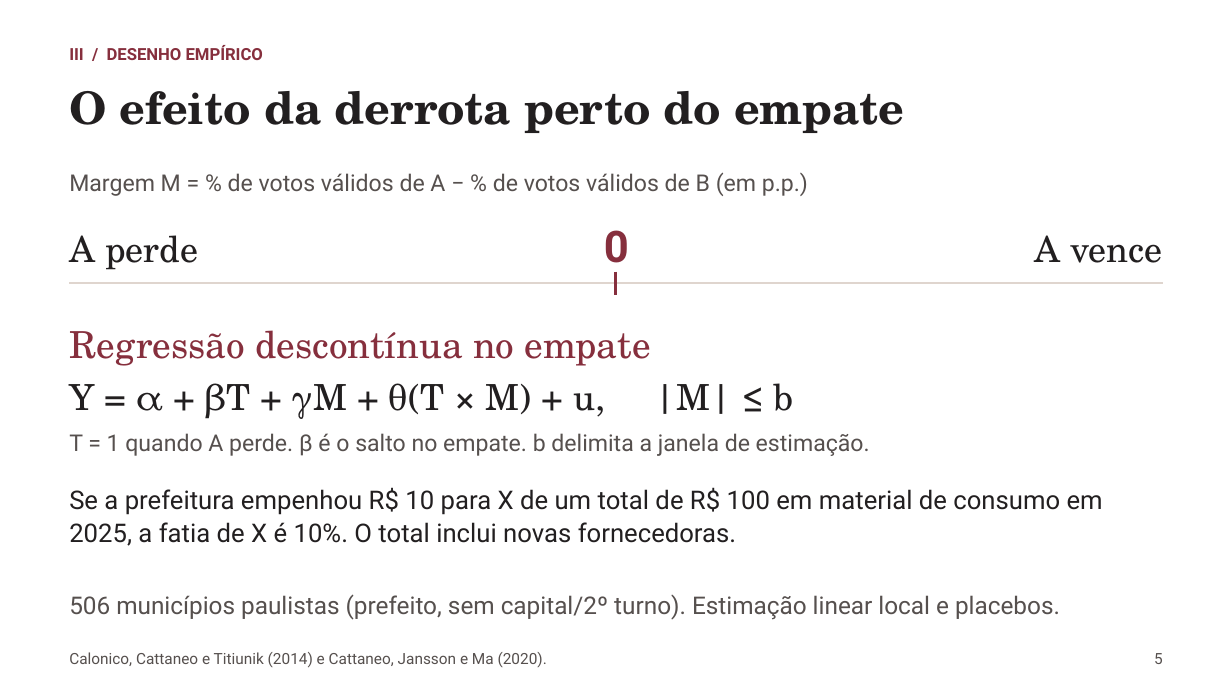
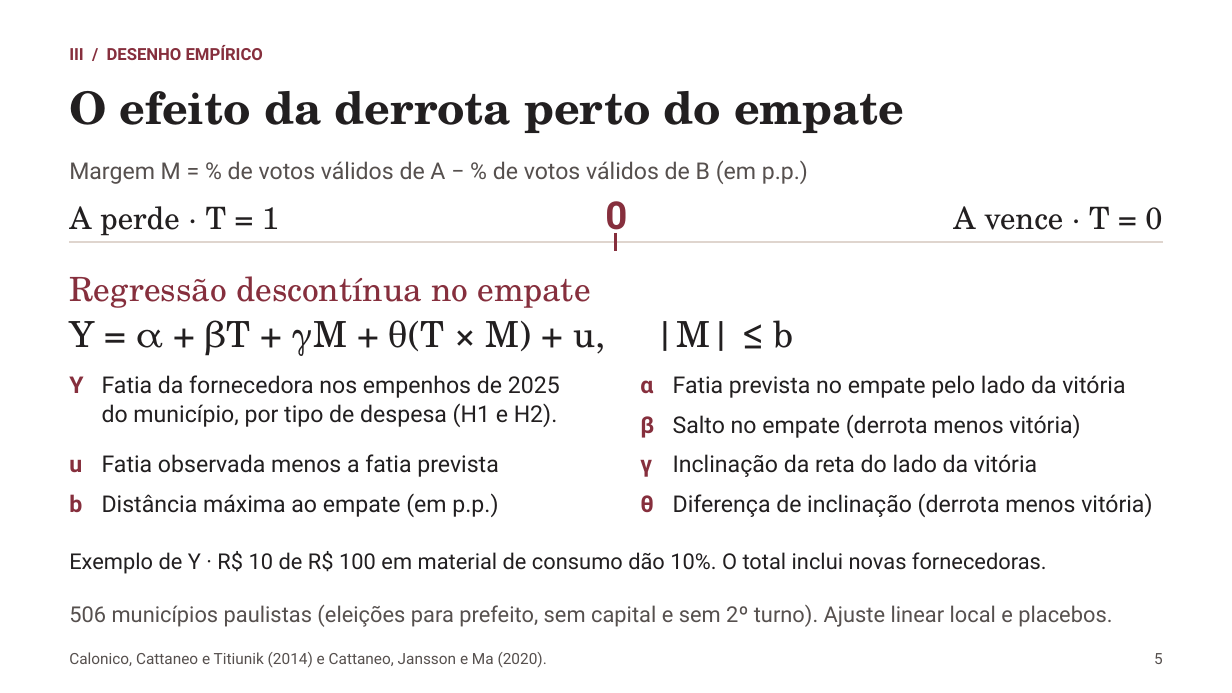
Before and after one commit to rafaelt0/redes-empresariais-alternancia-politica, a slide deck: slide 5 of output/deck.pptx. Drawn at 1232x693 pixels with LibreOffice and Linux fonts; fonts in the diff are those of the drawing. Boxes give left, top, right and bottom in pixels: in the first picture for what was removed or moved away, otherwise in the second. Text is boxed around its words. In the diff, an @@ line names an element or a change of style, - is before the commit and + after.

Commit message:
feat: explicar variáveis da regressão descontínua (#10)
- Definir os termos da equação e a fatia de empenhos no slide 5
- Atualizar o guia de fala com as variáveis e hipóteses do desenho

```diff
--- a/output/deck.pptx
+++ b/output/deck.pptx
@@ text "Margem M = % de ...": place and size @@
-text "Margem M = % de ..." at box(69, 172, 808, 196)
+text "Margem M = % de ..." at box(69, 160, 808, 184)
@@ text at box(69, 206, 279, 236): text changed; size 28 to 24 pt @@
-A perde
+A perde · T = 1
@@ text "0": place and size @@
-text "0" at box(604, 230, 629, 273)
+text "0" at box(605, 201, 627, 239)
@@ text "0" at box(605, 201, 627, 239): size 34 to 30 pt @@
@@ text at box(953, 206, 1162, 230): text changed; size 28 to 24 pt @@
-A vence
+A vence · T = 0
@@ line moved from (616, 272) - (616, 295) to (616, 233) - (616, 251) @@
@@ text "Regressão descontínua no empate": place and size @@
-text "Regressão descontínua no empate" at box(69, 330, 651, 366)
+text "Regressão descontínua no empate" at box(69, 276, 591, 308)
@@ text "Regressão descontínua no empate" at box(69, 276, 591, 308): size 29 to 26 pt @@
@@ line moved from (69, 283) - (1163, 283) to (69, 242) - (1163, 242) @@
@@ text "Y = α + βT ...": place and size @@
-text "Y = α + βT ..." at box(69, 383, 794, 419)
+text "Y = α + βT ..." at box(69, 320, 794, 356)
@@ text added at box(69, 376, 83, 393), 18 pt, text #862F3D, bold @@
+Y
@@ text added at box(102, 375, 560, 427), 18 pt, text #221F20 @@
+Fatia da fornecedora nos empenhos de 2025
+do município, por tipo de despesa (H1 e H2).
@@ text added at box(640, 380, 653, 394), 18 pt, text #862F3D, bold @@
+α
@@ text added at box(673, 375, 1125, 398), 18 pt, text #221F20 @@
+Fatia prevista no empate pelo lado da vitória
@@ text added at box(640, 416, 654, 438), 18 pt, text #862F3D, bold @@
+β
@@ text added at box(673, 414, 1080, 438), 18 pt, text #221F20 @@
+Salto no empate (derrota menos vitória)
@@ text removed at box(69, 433, 870, 456) @@
-T = 1 quando A perde. β é o salto no empate. b delimita a janela de estimação.
@@ text added at box(69, 459, 82, 473), 18 pt, text #862F3D, bold @@
+u
@@ text added at box(102, 454, 498, 477), 18 pt, text #221F20 @@
+Fatia observada menos a fatia prevista
@@ text added at box(640, 459, 652, 477), 18 pt, text #862F3D, bold @@
+γ
@@ text added at box(673, 454, 1037, 477), 18 pt, text #221F20 @@
+Inclinação da reta do lado da vitória
@@ text added at box(69, 494, 82, 512), 18 pt, text #862F3D, bold @@
+b
@@ text added at box(102, 493, 498, 517), 18 pt, text #221F20 @@
+Distância máxima ao empate (em p.p.)
@@ text added at box(640, 495, 654, 512), 18 pt, text #862F3D, bold @@
+θ
@@ text added at box(673, 493, 1152, 517), 18 pt, text #221F20 @@
+Diferença de inclinação (derrota menos vitória)
@@ text at box(69, 551, 1047, 574): text changed; size 20 to 17 pt @@
-Se a prefeitura empenhou R$ 10 para X de um total de R$ 100 em material de consumo em 2025, a fatia de X é 10%. O total inclui novas fornecedoras.
+Exemplo de Y · R$ 10 de R$ 100 em material de consumo dão 10%. O total inclui novas fornecedoras.
@@ text at box(69, 605, 1112, 627): text changed; size 19 to 17 pt @@
-506 municípios paulistas (prefeito, sem capital/2º turno). Estimação linear local e placebos.
+506 municípios paulistas (eleições para prefeito, sem capital e sem 2º turno). Ajuste linear local e placebos.
```
Also in this commit, not shown: 5 other files.
